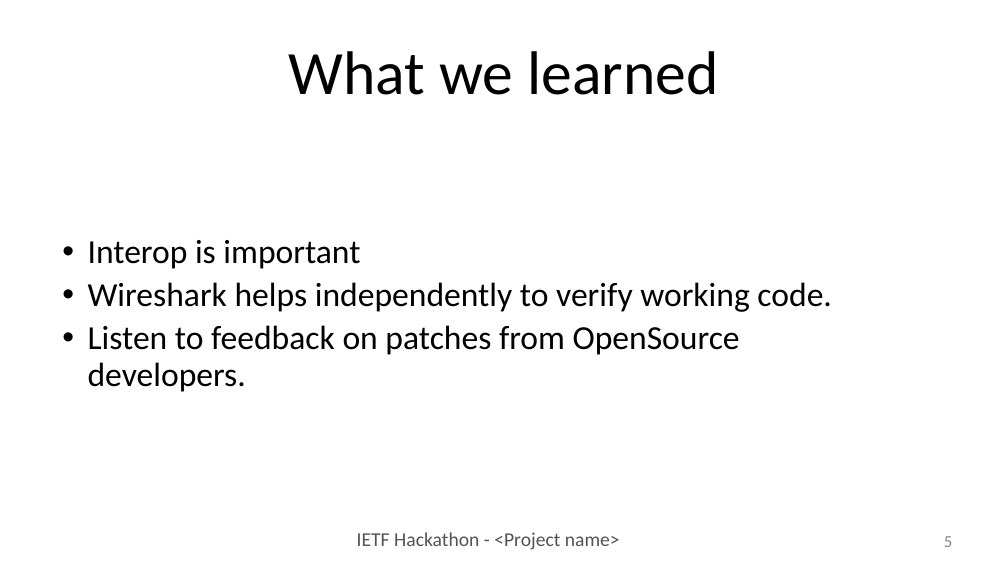
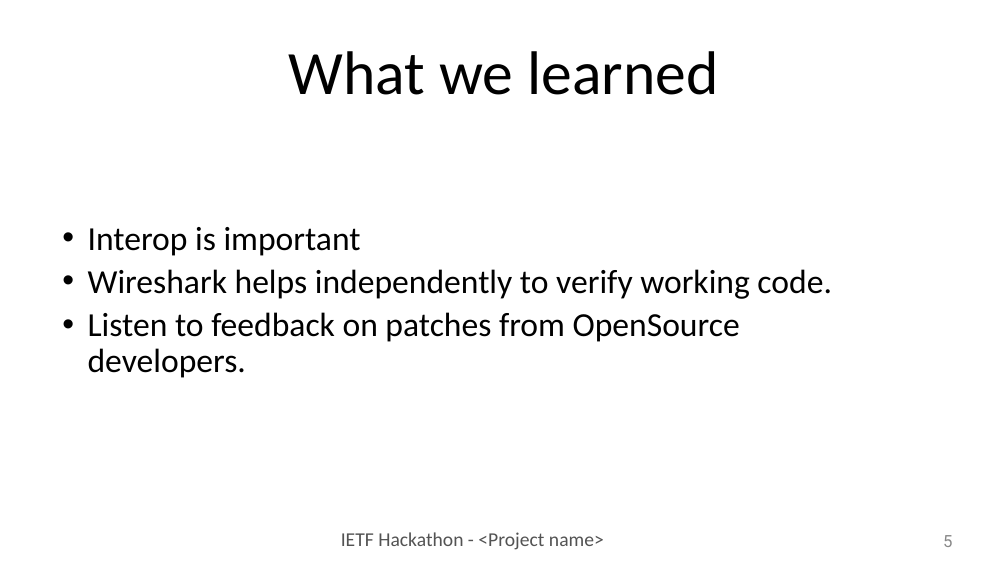
Before and after one commit to IETF-Hackathon/ietf102-project-presentations, a slide deck: slide 5 of hackathon_presentation_tls13.pptx. Drawn at 1008x567 pixels with LibreOffice and Linux fonts; fonts in the diff are those of the drawing. Boxes give left, top, right and bottom in pixels: in the first picture for what was removed or moved away, otherwise in the second. Text is boxed around its words. In the diff, an @@ line names an element or a change of style, - is before the commit and + after.

```diff
--- a/hackathon_presentation_tls13.pptx
+++ b/hackathon_presentation_tls13.pptx
@@ text "Interop is important": place and size @@
-text "Interop is important" at (88,240,831,392)
+text "Interop is important" at (88,227,831,378)
@@ text "IETF Hackathon - <Project name>": place and size @@
-text "IETF Hackathon - <Project name>" at (357,532,620,550)
+text "IETF Hackathon - <Project name>" at (341,532,604,550)
@@ page number at (943,535,952,547): font Calibri to Roboto @@
```
Also in this commit, not shown: 8 other slides changed.
